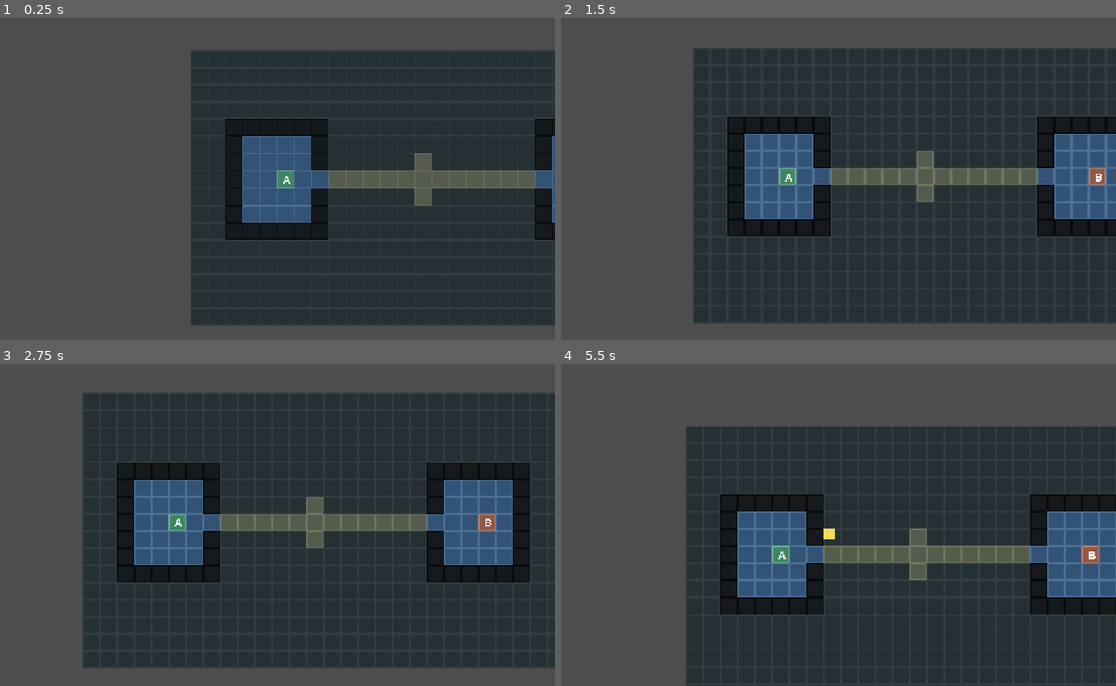
Above: before the commit, frames 1-4 (two rows, left to right).
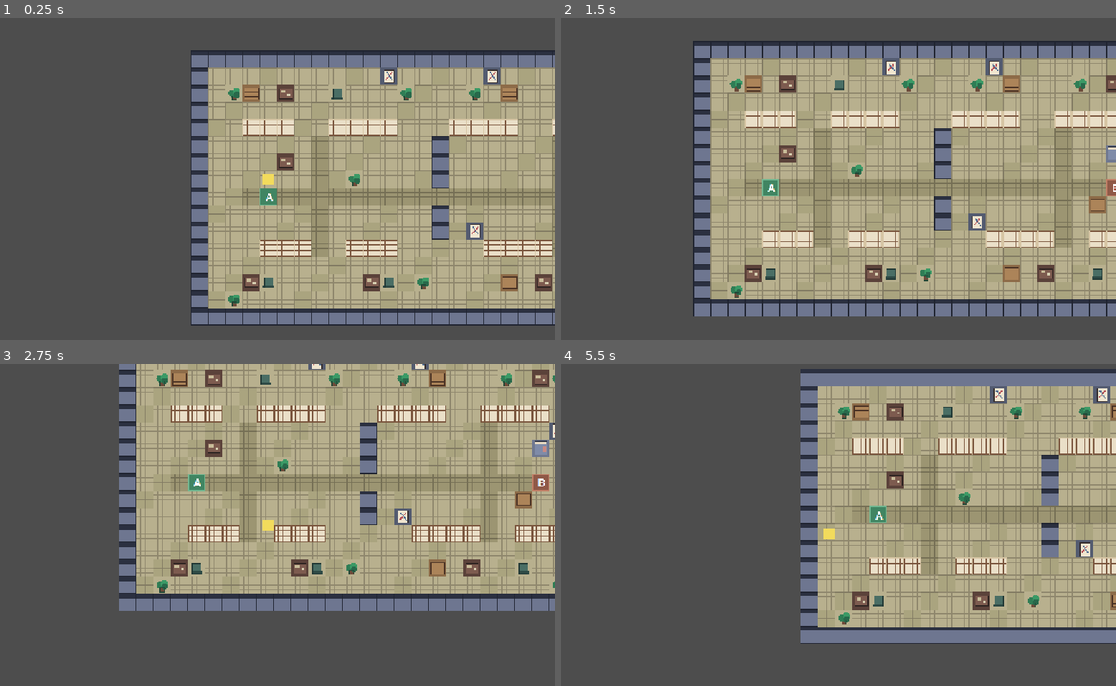
Above: after the commit, the same moments.

Repository: muliang0711/Tarumt-arena-indoor-navigation-app
Game: Godot game, scene res://scenes/main/Main.tscn
Two runs of this game, one before a commit and one after it. Both use one fixed random seed, a clock stepped at 60 frames per second and the inputs below.
Inputs:
- Up to frame 1 (0.25 s): no input
- Up to frame 2 (1.5 s): tap Enter at 0.5 s; hold Right (ui_right) 0.53-1.28 s; hold Down (ui_down) from 1.28 s (still down)
- Up to frame 3 (2.75 s): release Down (ui_down) at 2.03 s; hold Right (ui_right) from 2.03 s (still down)
- Up to frame 4 (5.5 s): release Right (ui_right) at 2.78 s; hold Up (ui_up) 2.78-3.53 s; hold Left (ui_left) 3.53-5.03 s; hold Down (ui_down) from 5.03 s (still down)

The runs differ from the first frame. In frame 1, 53% of the frame differs, in the area x 34-100%, y 11-96%; in frame 2, 64%; in frame 3, 78%, in the area x 14-100%, y 0-95%; in frame 4, 71%.

Commit message:
Improve Godot indoor pixel map assets

Diff:
--- a/Godot_2D_Map/scenes/map/LayeredMap.tscn
+++ b/Godot_2D_Map/scenes/map/LayeredMap.tscn
@@ -14,7 +14,13 @@
 [node name="BuildingLayer" type="TileMapLayer" parent="."]
 z_index = 2
 
-[node name="CollisionLayer" type="TileMapLayer" parent="."]
+[node name="FurnitureLayer" type="TileMapLayer" parent="."]
 z_index = 3
 
+[node name="DecorationLayer" type="TileMapLayer" parent="."]
+z_index = 4
+
+[node name="CollisionLayer" type="TileMapLayer" parent="."]
+z_index = 5
+
 [node name="CollisionBodies" type="Node2D" parent="."]
--- a/Godot_2D_Map/scripts/map/MapBuilder.gd
+++ b/Godot_2D_Map/scripts/map/MapBuilder.gd
@@ -6,9 +6,17 @@
 
 const TILE_PATHS := {
 	"floor": "res://assets/tiles/floor.png",
+	"floor_alt": "res://assets/tiles/floor_alt.png",
 	"path": "res://assets/tiles/path.png",
 	"building": "res://assets/tiles/building.png",
 	"wall": "res://assets/tiles/wall.png",
+	"shoji": "res://assets/tiles/shoji.png",
+	"table": "res://assets/tiles/table.png",
+	"chair": "res://assets/tiles/chair.png",
+	"bed": "res://assets/tiles/bed.png",
+	"shelf": "res://assets/tiles/shelf.png",
+	"plant": "res://assets/tiles/plant.png",
+	"art": "res://assets/tiles/art.png",
 	"marker_a": "res://assets/tiles/marker_a.png",
 	"marker_b": "res://assets/tiles/marker_b.png",
 }
@@ -16,6 +24,8 @@
 @onready var ground_layer: TileMapLayer = $GroundLayer
 @onready var path_layer: TileMapLayer = $PathLayer
 @onready var building_layer: TileMapLayer = $BuildingLayer
+@onready var furniture_layer: TileMapLayer = $FurnitureLayer
+@onready var decoration_layer: TileMapLayer = $DecorationLayer
 @onready var collision_layer: TileMapLayer = $CollisionLayer
 @onready var collision_bodies: Node2D = $CollisionBodies
 
@@ -24,13 +34,16 @@
 
 func _ready() -> void:
 	var tile_set := _create_tile_set()
-	for layer in [ground_layer, path_layer, building_layer, collision_layer]:
+	for layer in [ground_layer, path_layer, building_layer, furniture_layer, decoration_layer, collision_layer]:
 		layer.tile_set = tile_set
 
 	_build_ground()
-	_build_building(Rect2i(2, 4, 6, 7), Vector2i(7, 7), "marker_a")
-	_build_building(Rect2i(20, 4, 6, 7), Vector2i(20, 7), "marker_b")
+	_build_shell()
+	_build_room_dividers()
 	_build_path()
+	_build_destinations()
+	_build_furniture()
+	_build_decorations()
 
 
 func _create_tile_set() -> TileSet:
@@ -62,39 +75,94 @@
 func _build_ground() -> void:
 	for y in range(MAP_HEIGHT):
 		for x in range(MAP_WIDTH):
-			_set_tile(ground_layer, Vector2i(x, y), "floor")
+			var tile_name := "floor_alt" if (x + y) % 5 == 0 else "floor"
+			_set_tile(ground_layer, Vector2i(x, y), tile_name)
+
+
+func _build_shell() -> void:
+	for x in range(MAP_WIDTH):
+		_place_wall(Vector2i(x, 0))
+		_place_wall(Vector2i(x, MAP_HEIGHT - 1))
+	for y in range(MAP_HEIGHT):
+		_place_wall(Vector2i(0, y))
+		_place_wall(Vector2i(MAP_WIDTH - 1, y))
+
+
+func _build_room_dividers() -> void:
+	for x in range(3, 12):
+		if x not in [6, 7]:
+			_place_shoji(Vector2i(x, 4))
+	for x in range(15, 25):
+		if x not in [19, 20]:
+			_place_shoji(Vector2i(x, 4))
+	for x in range(4, 12):
+		if x not in [7, 8]:
+			_place_shoji(Vector2i(x, 11))
+	for x in range(17, 26):
+		if x not in [21, 22]:
+			_place_shoji(Vector2i(x, 11))
+
+	for y in range(5, 11):
+		if y != 8:
+			_place_wall(Vector2i(14, y))
 
 
 func _build_path() -> void:
-	for x in range(7, 21):
-		_set_tile(path_layer, Vector2i(x, 7), "path")
-	for y in range(6, 9):
-		_set_tile(path_layer, Vector2i(13, y), "path")
+	for x in range(3, 25):
+		_set_tile(path_layer, Vector2i(x, 8), "path")
+	for y in range(5, 12):
+		_set_tile(path_layer, Vector2i(7, y), "path")
+	for y in range(5, 12):
+		_set_tile(path_layer, Vector2i(21, y), "path")
 
 
-func _build_building(rect: Rect2i, door_cell: Vector2i, marker_name: String) -> void:
-	var marker_cell := Vector2i(
-		rect.position.x + floori(rect.size.x * 0.5),
-		rect.position.y + floori(rect.size.y * 0.5)
-	)
+func _build_destinations() -> void:
+	_set_tile(building_layer, Vector2i(4, 8), "marker_a")
+	_set_tile(building_layer, Vector2i(24, 8), "marker_b")
 
-	for y in range(rect.position.y, rect.position.y + rect.size.y):
-		for x in range(rect.position.x, rect.position.x + rect.size.x):
-			var cell := Vector2i(x, y)
-			var is_boundary := (
-				x == rect.position.x
-				or x == rect.position.x + rect.size.x - 1
-				or y == rect.position.y
-				or y == rect.position.y + rect.size.y - 1
-			)
 
-			if is_boundary and cell != door_cell:
-				_set_tile(collision_layer, cell, "wall")
-				_add_blocking_cell(cell)
-			else:
-				_set_tile(building_layer, cell, "building")
+func _build_furniture() -> void:
+	var furniture := {
+		Vector2i(3, 2): "shelf",
+		Vector2i(5, 2): "table",
+		Vector2i(8, 2): "chair",
+		Vector2i(18, 2): "shelf",
+		Vector2i(22, 2): "plant",
+		Vector2i(24, 2): "table",
+		Vector2i(3, 13): "table",
+		Vector2i(4, 13): "chair",
+		Vector2i(10, 13): "table",
+		Vector2i(11, 13): "chair",
+		Vector2i(18, 13): "shelf",
+		Vector2i(20, 13): "table",
+		Vector2i(23, 13): "chair",
+		Vector2i(24, 6): "bed",
+		Vector2i(23, 9): "shelf",
+		Vector2i(5, 6): "table",
+		Vector2i(9, 7): "plant",
+	}
 
-	_set_tile(building_layer, marker_cell, marker_name)
+	for cell in furniture.keys():
+		_set_tile(furniture_layer, cell, furniture[cell])
+		if furniture[cell] in ["table", "shelf", "bed"]:
+			_add_blocking_cell(cell)
+
+
+func _build_decorations() -> void:
+	for cell in [Vector2i(2, 2), Vector2i(12, 2), Vector2i(16, 2), Vector2i(25, 2), Vector2i(2, 14), Vector2i(13, 13), Vector2i(25, 14)]:
+		_set_tile(decoration_layer, cell, "plant")
+	for cell in [Vector2i(11, 1), Vector2i(17, 1), Vector2i(25, 5), Vector2i(16, 10)]:
+		_set_tile(decoration_layer, cell, "art")
+
+
+func _place_wall(cell: Vector2i) -> void:
+	_set_tile(collision_layer, cell, "wall")
+	_add_blocking_cell(cell)
+
+
+func _place_shoji(cell: Vector2i) -> void:
+	_set_tile(building_layer, cell, "shoji")
+	_add_blocking_cell(cell)
 
 
 func _set_tile(layer: TileMapLayer, cell: Vector2i, tile_name: String) -> void:
Binary file added: Godot_2D_Map/assets/png/indoor_tileset_reference.png
Binary file added: Godot_2D_Map/assets/tiles/art.png
Binary file added: Godot_2D_Map/assets/tiles/bed.png
Binary file changed: Godot_2D_Map/assets/tiles/building.png
Binary file added: Godot_2D_Map/assets/tiles/chair.png
Binary file changed: Godot_2D_Map/assets/tiles/floor.png
Binary file added: Godot_2D_Map/assets/tiles/floor_alt.png
Binary file changed: Godot_2D_Map/assets/tiles/path.png
Binary file added: Godot_2D_Map/assets/tiles/plant.png
Binary file added: Godot_2D_Map/assets/tiles/shelf.png
Binary file added: Godot_2D_Map/assets/tiles/shoji.png
Binary file added: Godot_2D_Map/assets/tiles/table.png
(and 1 more such lines)
